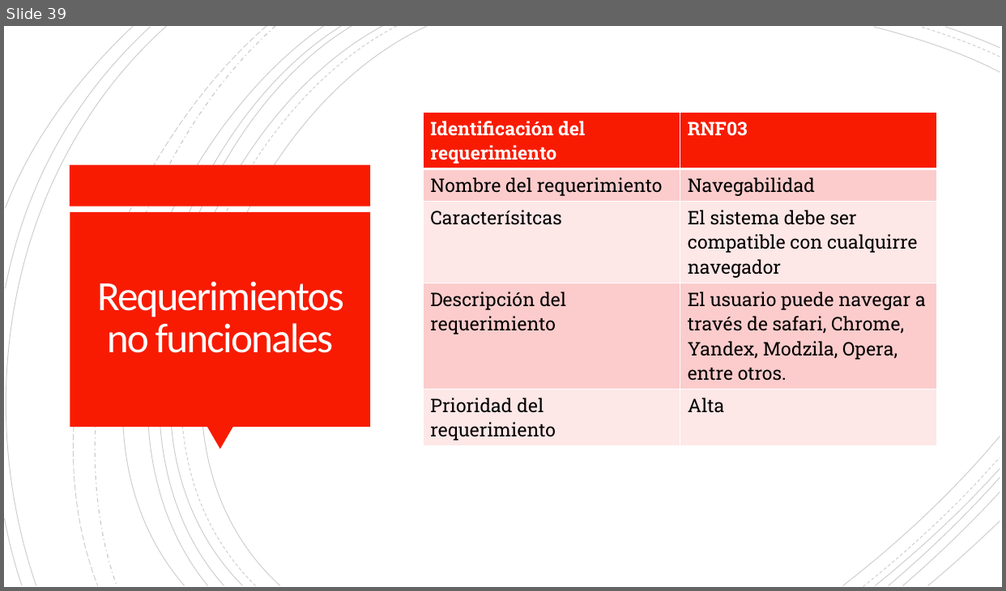
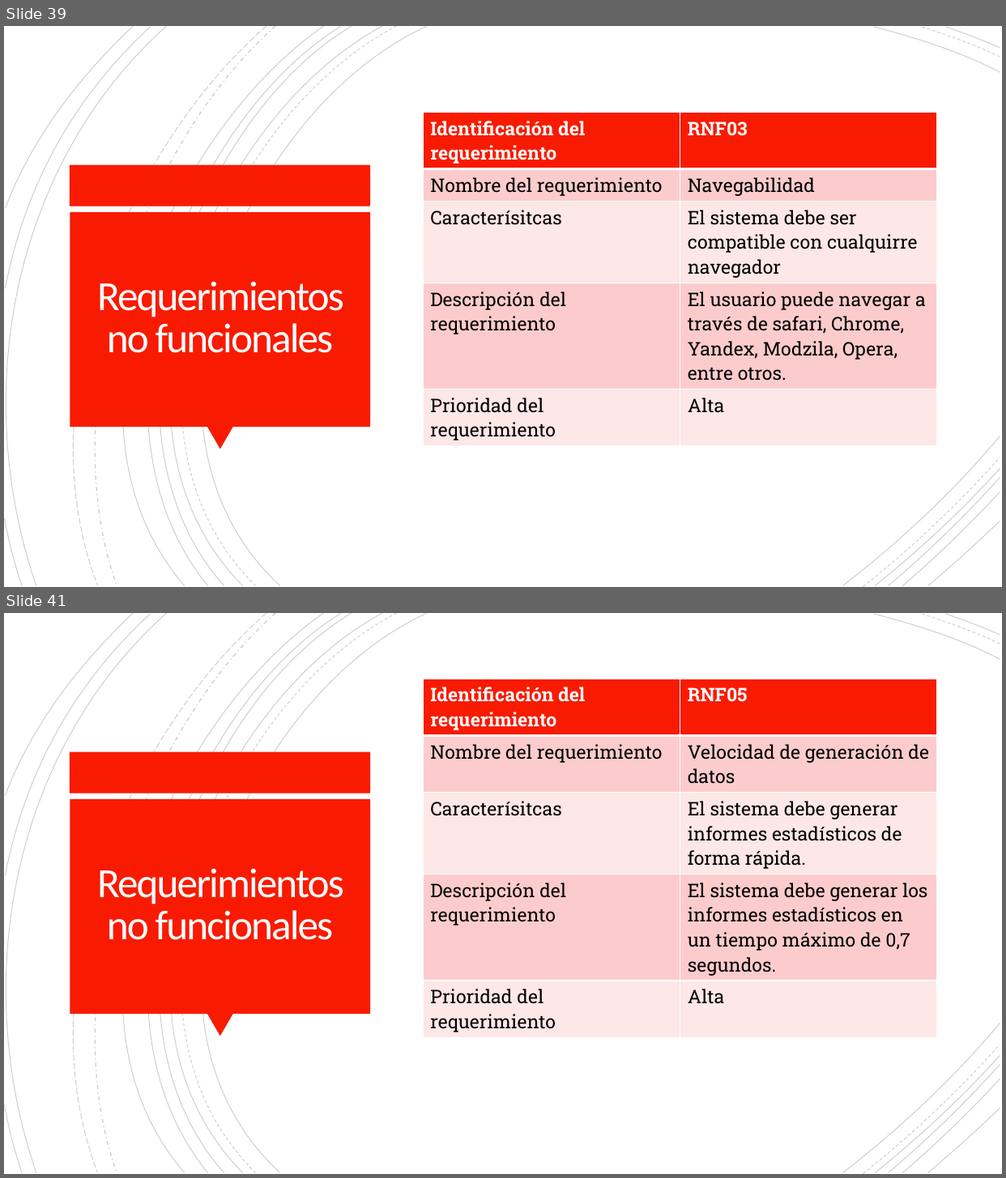
Before and after one commit to Dillan444/PROYECTO_SENA, a slide deck: PLANTEAMIENTO_DEL_PROBLEMA.pptx. Shown one above the other, each under a label of ours: slide 39 before the commit, slides 39 and 41 after it; the slides between them are not shown. The pictures are 1006x591 and 1006x1178 pixels, drawn with LibreOffice and Linux fonts; fonts in the diff are those of the drawing. Boxes give left, top, right and bottom in pixels: in the first picture for what was removed or moved away, otherwise in the second. Text is boxed around its words. In the diff, an @@ line names an element or a change of style, - is before the commit and + after.

Commit message:
Docs: Requerimientos no funcionales. Power_Point-v7
Se agregaron dos cuadros de requerimientos no funcionales al final de las diapositivas.

```diff
--- a/PLANTEAMIENTO_DEL_PROBLEMA.pptx
+++ b/PLANTEAMIENTO_DEL_PROBLEMA.pptx
@@ slide 41 added at (4,613,1002,1174), background #FFFFFF; not listed: 24 template elements that a slide beside it also shows @@
@@ table added at (424,679,937,1036), 5 rows, 2 columns @@
+Identificación del requerimiento | RNF05
+Nombre del requerimiento | Velocidad de generación de datos
+Caracterísitcas | El sistema debe generar informes estadísticos de forma rápida.
+Descripción del requerimiento | El sistema debe generar los informes estadísticos en un tiempo máximo de 0,7 segundos.
+Prioridad del requerimiento | Alta
@@ title added at (97,868,344,940), 40 pt, text #FFFEFF @@
+Requerimientos no funcionales
```
Also in this commit, not shown: 2 other slides added.
